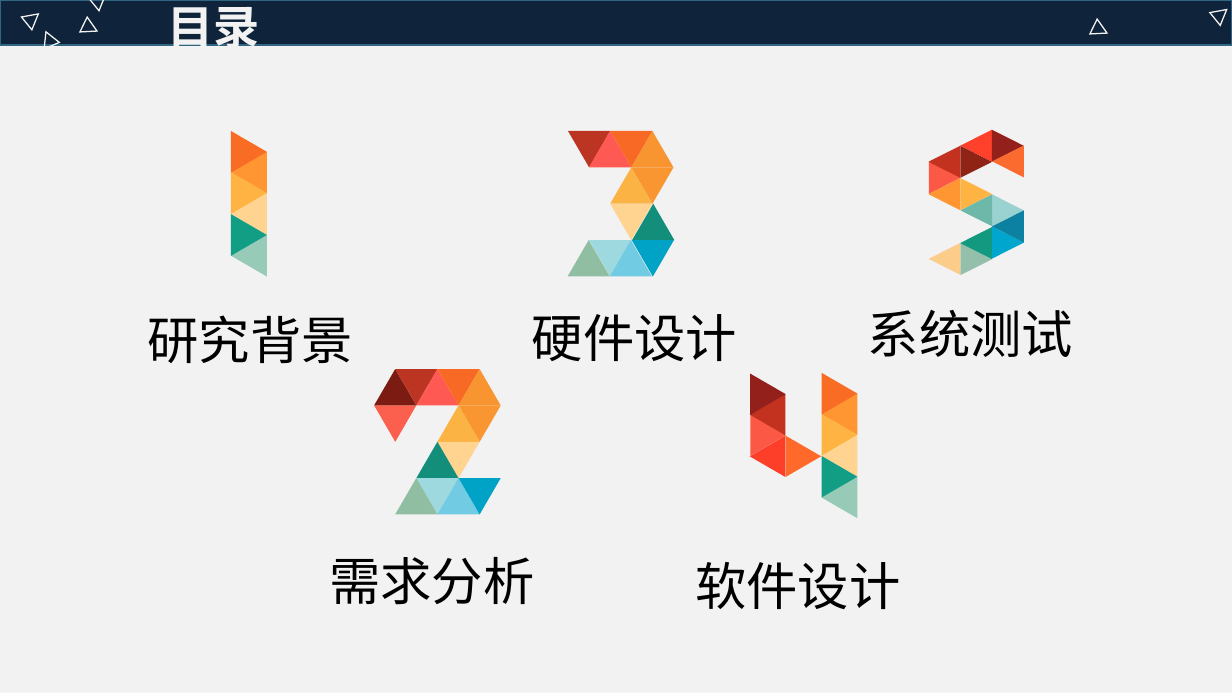
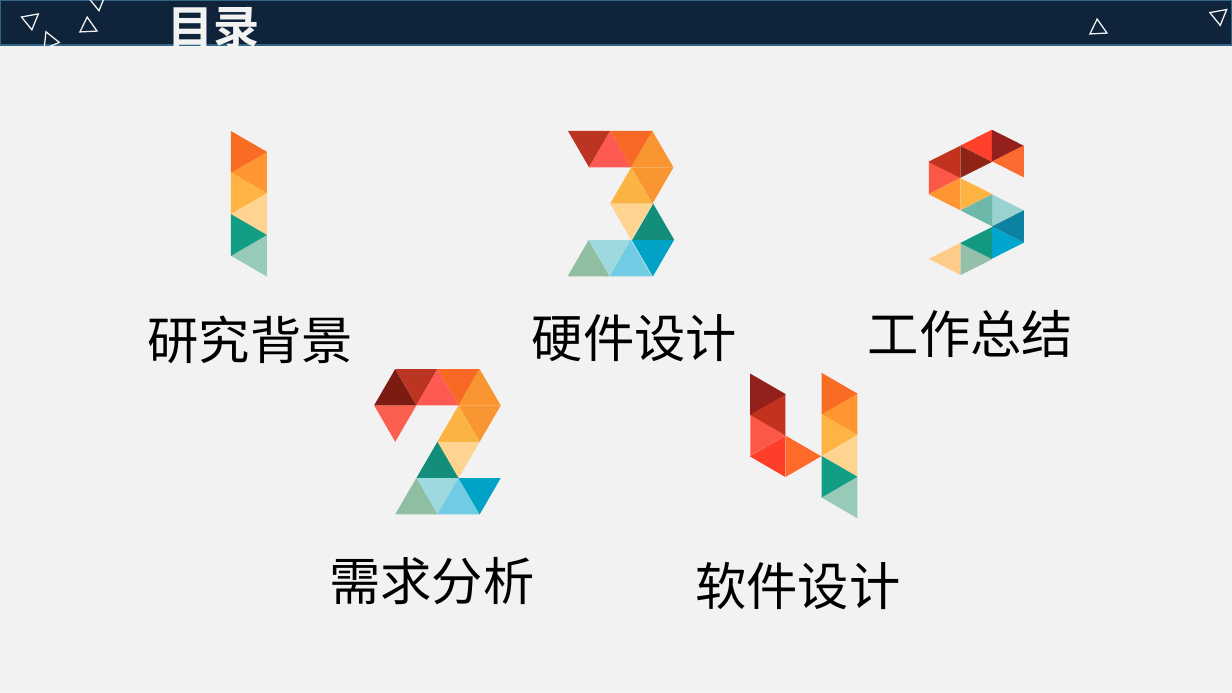
Before and after one commit to reduceme/paper, a slide deck: slide 2 of 毕业答辩PPT.pptx. Drawn at 1232x693 pixels with LibreOffice and Linux fonts; fonts in the diff are those of the drawing; background and template pictures are left out. Boxes give left, top, right and bottom in pixels: in the first picture for what was removed or moved away, otherwise in the second. Text is boxed around its words. In the diff, an @@ line names an element or a change of style, - is before the commit and + after.

```diff
--- a/毕业答辩PPT.pptx
+++ b/毕业答辩PPT.pptx
@@ text at (x1=868, y1=309, x2=1073, y2=357): text changed @@
-系统测试
+工作总结
```
Also in this commit, not shown: 6 other slides changed, 3 slides added, 1 slide removed, 2 other files.
